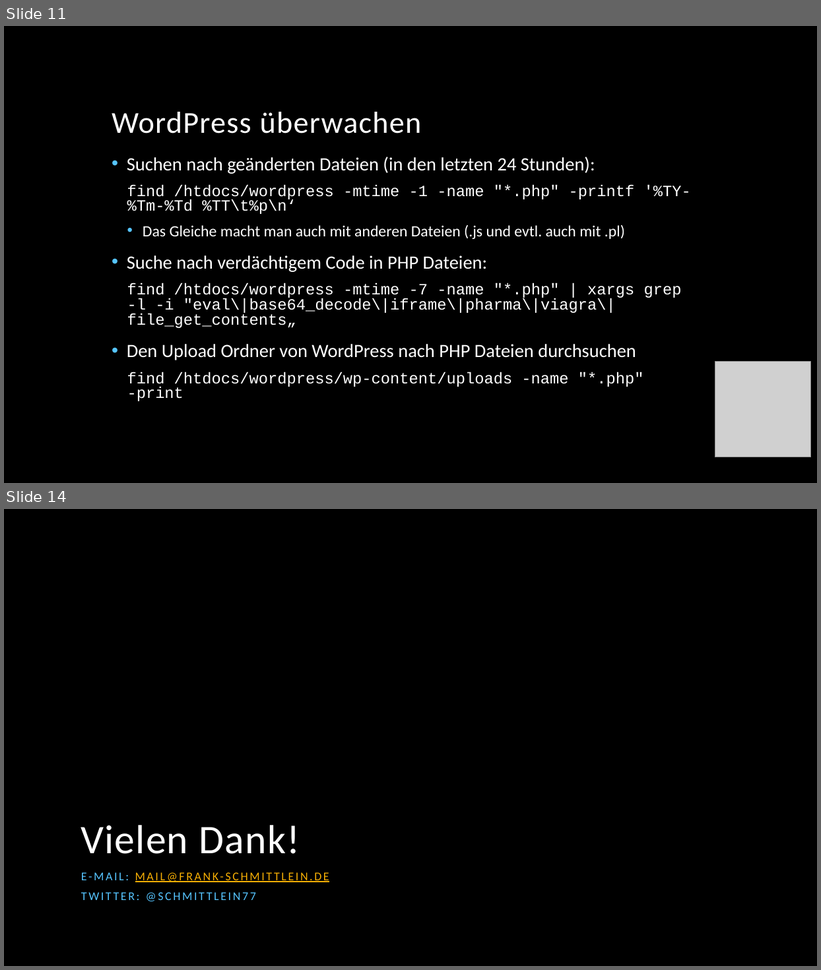
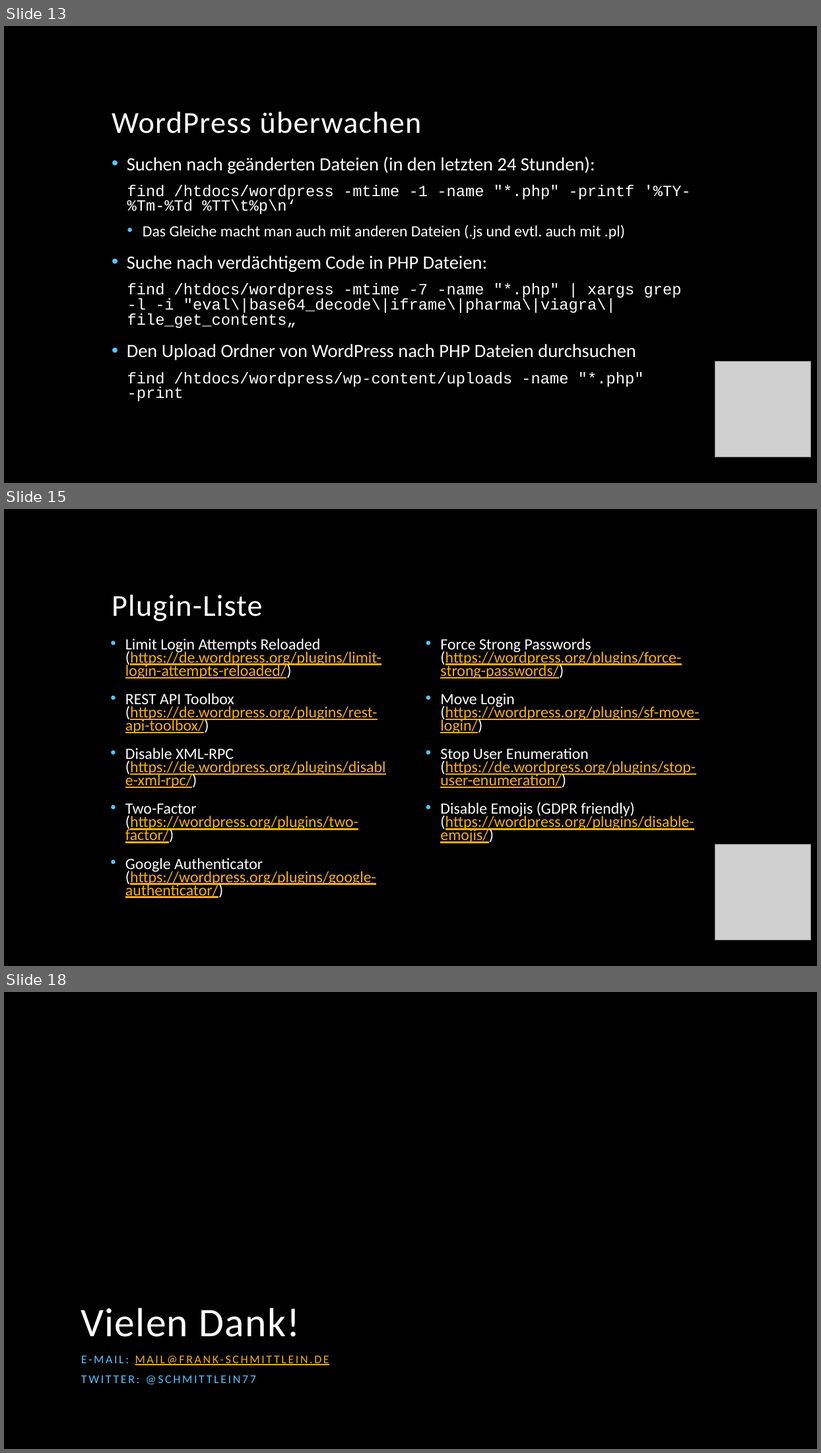
Before and after one commit to fschmittlein/wp-meetup, a slide deck: WPM Nürnberg - WordPress-Sicherheit.pptx. Shown one above the other, each under a label of ours: slides 11 and 14 before the commit, slides 13, 15 and 18 after it; the slides between them are not shown. The pictures are 821x970 and 821x1453 pixels, drawn with LibreOffice and Linux fonts; fonts in the diff are those of the drawing; grey boxes stand for pictures; background and template pictures are left out. Boxes give left, top, right and bottom in pixels: in the first picture for what was removed or moved away, otherwise in the second. Text is boxed around its words. In the diff, an @@ line names an element or a change of style, - is before the commit and + after.

```diff
--- a/WPM Nürnberg - WordPress-Sicherheit.pptx
+++ b/WPM Nürnberg - WordPress-Sicherheit.pptx
@@ slide 15 added at [4,509,817,966], background picture (left out) @@
@@ title added at [112,595,263,621], 36 pt, text #FFFFFF @@
+Plugin-Liste
@@ text added at [125,638,386,898], 18.6 pt, text #F8B004, underline @@
+• Limit Login Attempts Reloaded
+  (https://de.wordpress.org/plugins/limit-login-attempts-reloaded/)
+• REST API Toolbox
+  (https://de.wordpress.org/plugins/rest-api-toolbox/)
+• Disable XML-RPC
+  (https://de.wordpress.org/plugins/disable-xml-rpc/)
+• Two-Factor
+  (https://wordpress.org/plugins/two-factor/)
+• Google Authenticator
+  (https://wordpress.org/plugins/google-authenticator/)
@@ text added at [440,638,699,844], 18.6 pt, text #F8B004, underline @@
+• Force Strong Passwords
+  (https://wordpress.org/plugins/force-strong-passwords/)
+• Move Login
+  (https://wordpress.org/plugins/sf-move-login/)
+• Stop User Enumeration
+  (https://de.wordpress.org/plugins/stop-user-enumeration/)
+• Disable Emojis (GDPR friendly)
+  (https://wordpress.org/plugins/disable-emojis/)
@@ picture added at [715,844,811,940] @@
@@ what was slide 11 is now slide 13 @@
@@ what was slide 14 is now slide 18 @@
```
Also in this commit, not shown: 3 slides changed, 3 other slides added.
